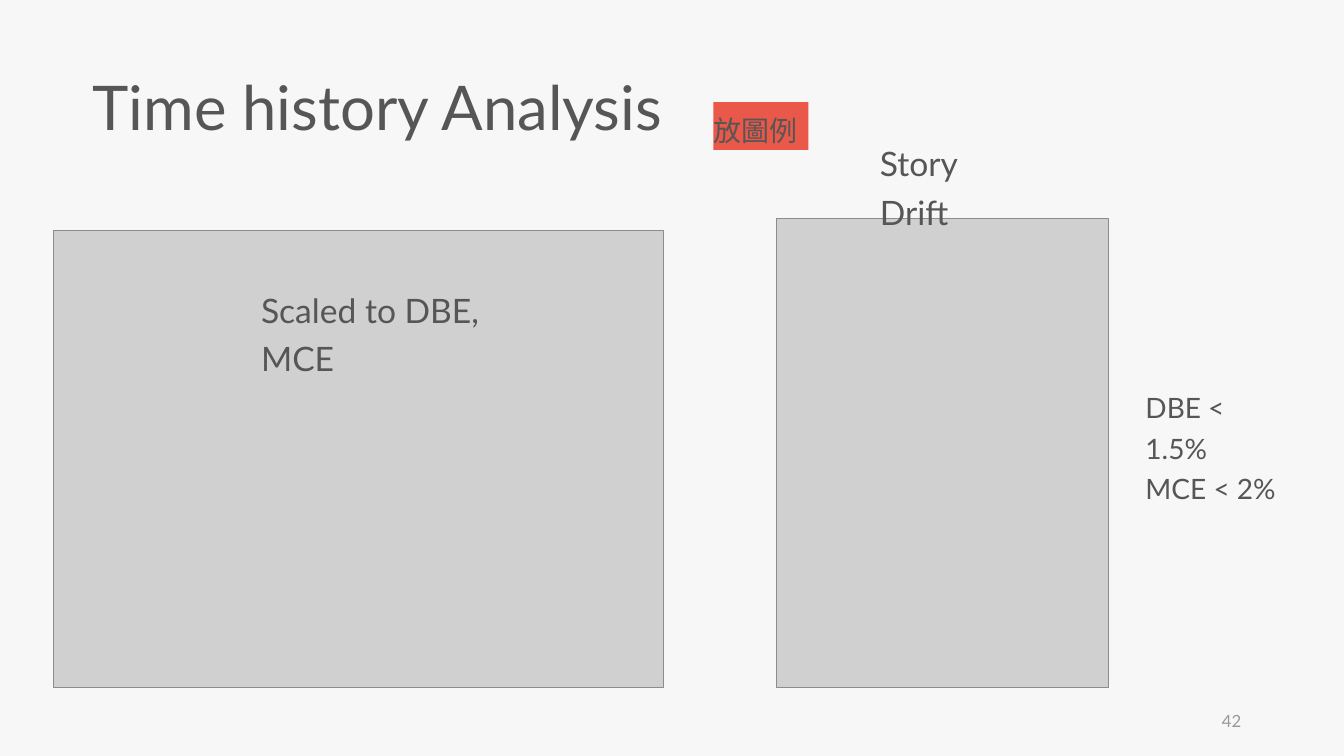
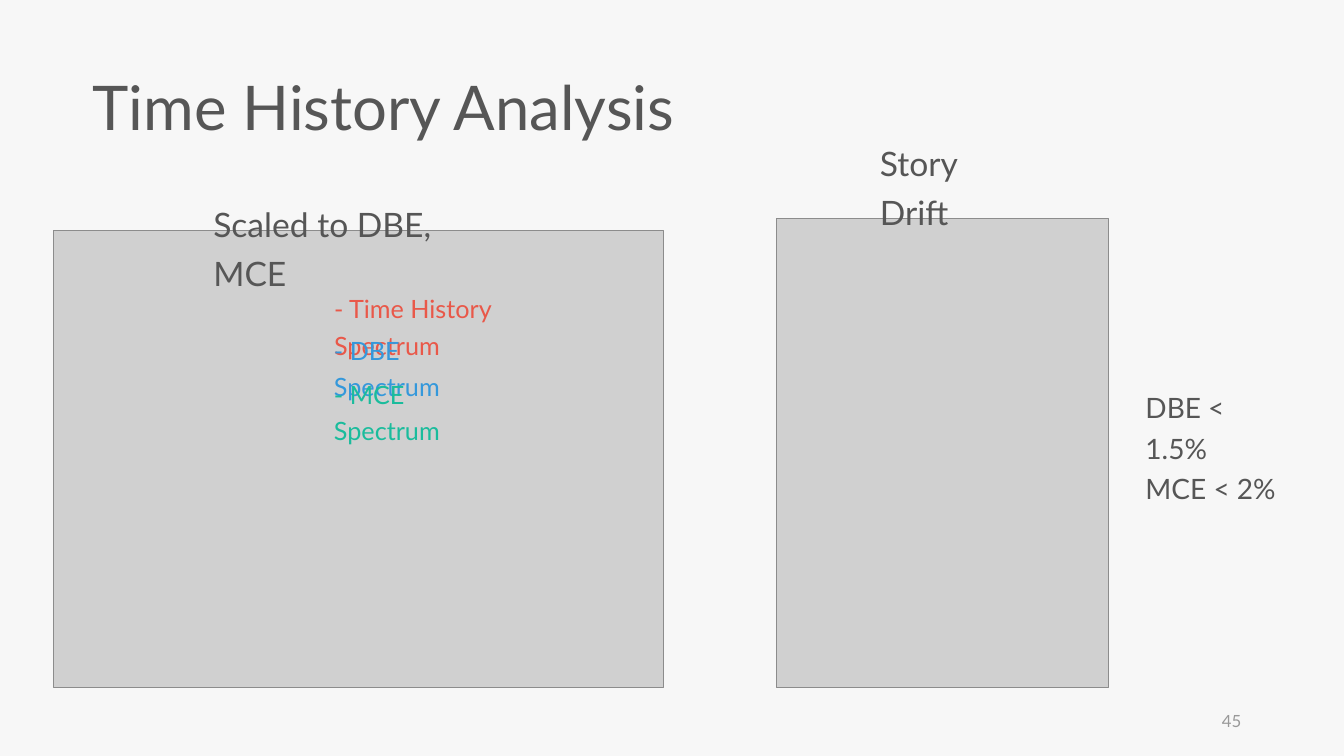
Before and after one commit to skyran1278/thesis, a slide deck: slide 45 of Meeting/20190523 Seminar/20190523 Seminar.pptx (slide 42 before the commit). Drawn at 1344x756 pixels with LibreOffice and Linux fonts; fonts in the diff are those of the drawing; grey boxes stand for pictures. Boxes give left, top, right and bottom in pixels: in the first picture for what was removed or moved away, otherwise in the second. Text is boxed around its words. In the diff, an @@ line names an element or a change of style, - is before the commit and + after.

```diff
--- a/Meeting/20190523 Seminar/20190523 Seminar.pptx
+++ b/Meeting/20190523 Seminar/20190523 Seminar.pptx
@@ text at (x1=93, y1=84, x2=674, y2=141): text changed @@
-Time history Analysis
+Time History Analysis
@@ rectangle removed at (x1=714, y1=102, x2=809, y2=150) @@
-放圖例
@@ text "Scaled to DBE, MCE" moved from (x1=261, y1=298, x2=479, y2=371) to (x1=213, y1=212, x2=431, y2=286) @@
@@ text added at (x1=334, y1=299, x2=491, y2=359), 18 pt, text #E95849 @@
+- Time History Spectrum
@@ text added at (x1=334, y1=339, x2=440, y2=401), 18 pt, text #3498DB @@
+- DBE Spectrum
@@ text added at (x1=334, y1=382, x2=440, y2=445), 18 pt, text #1ABC9C @@
+- MCE Spectrum
@@ page number at (x1=1222, y1=715, x2=1241, y2=727): text changed @@
-42
+45
```
Also in this commit, not shown: 18 other slides changed, 6 slides added, 3 slides removed.
